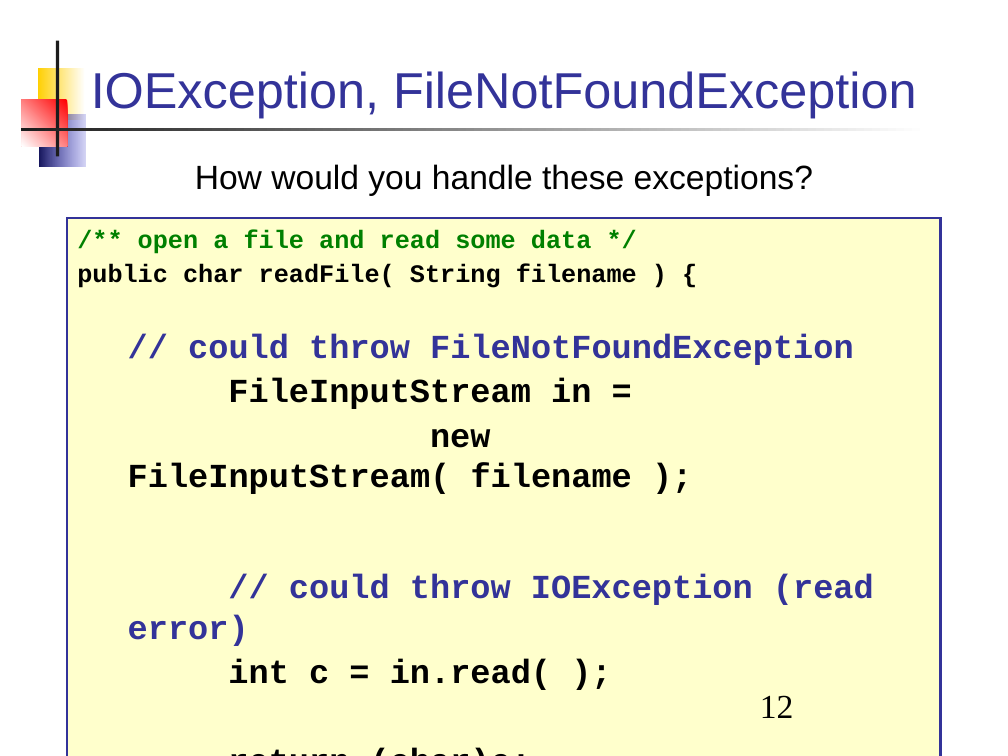
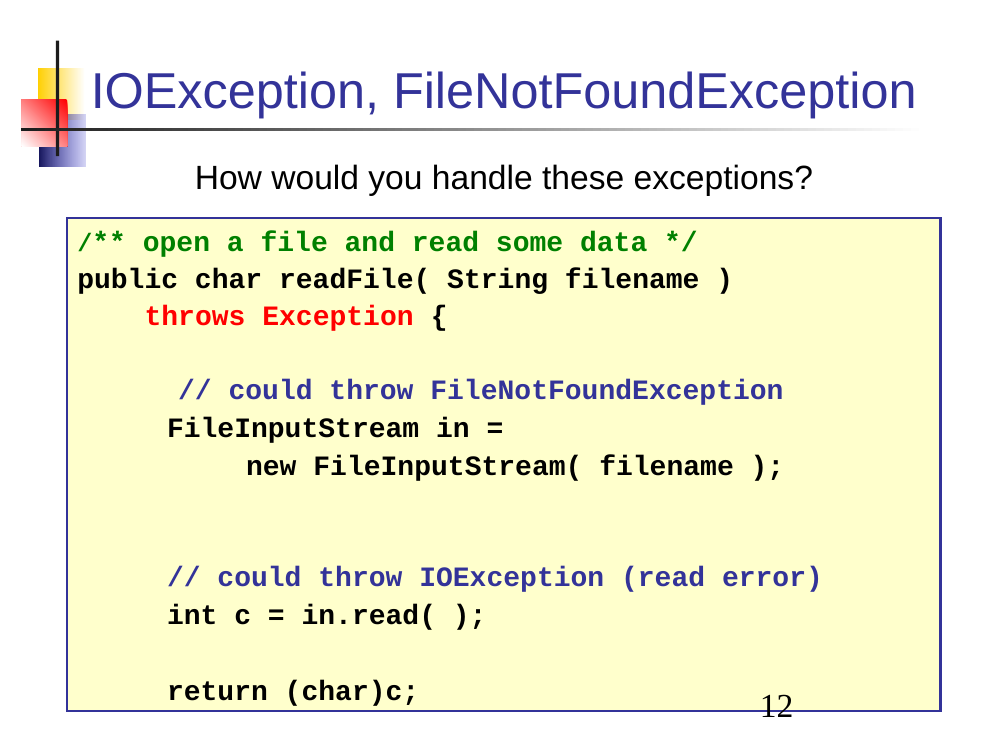
Before and after one commit to skeoop/skeoop.github.io, a slide deck: slide 12 of week7/Exceptions.ppt. Drawn at 1008x756 pixels with LibreOffice and Linux fonts; fonts in the diff are those of the drawing. Boxes give left, top, right and bottom in pixels: in the first picture for what was removed or moved away, otherwise in the second. Text is boxed around its words. In the diff, an @@ line names an element or a change of style, - is before the commit and + after.

```diff
--- a/week7/Exceptions.ppt
+++ b/week7/Exceptions.ppt
@@ rectangle "/** open a file and ...": place and size @@
-rectangle "/** open a file and ..." at [68,219,940,756]
+rectangle "/** open a file and ..." at [68,219,940,712]
@@ text in rectangle at [143,231,823,706]: size 18 to 20 pt in "/** open a file and read some ..."; size 24 to 20 pt in "// could throw FileNotFoundException", "FileInputStream in =", "new FileInputStream( filename );", "// could throw IOException (read error)" and 2 more places @@
@@ text in rectangle at [77,268,700,331]: text changed; size 18 to 20 pt @@
-public char readFile( String filename ) {
+public char readFile( String filename )
+throws Exception {
```
Also in this commit, not shown: 43 other slides changed, 4 other files.
